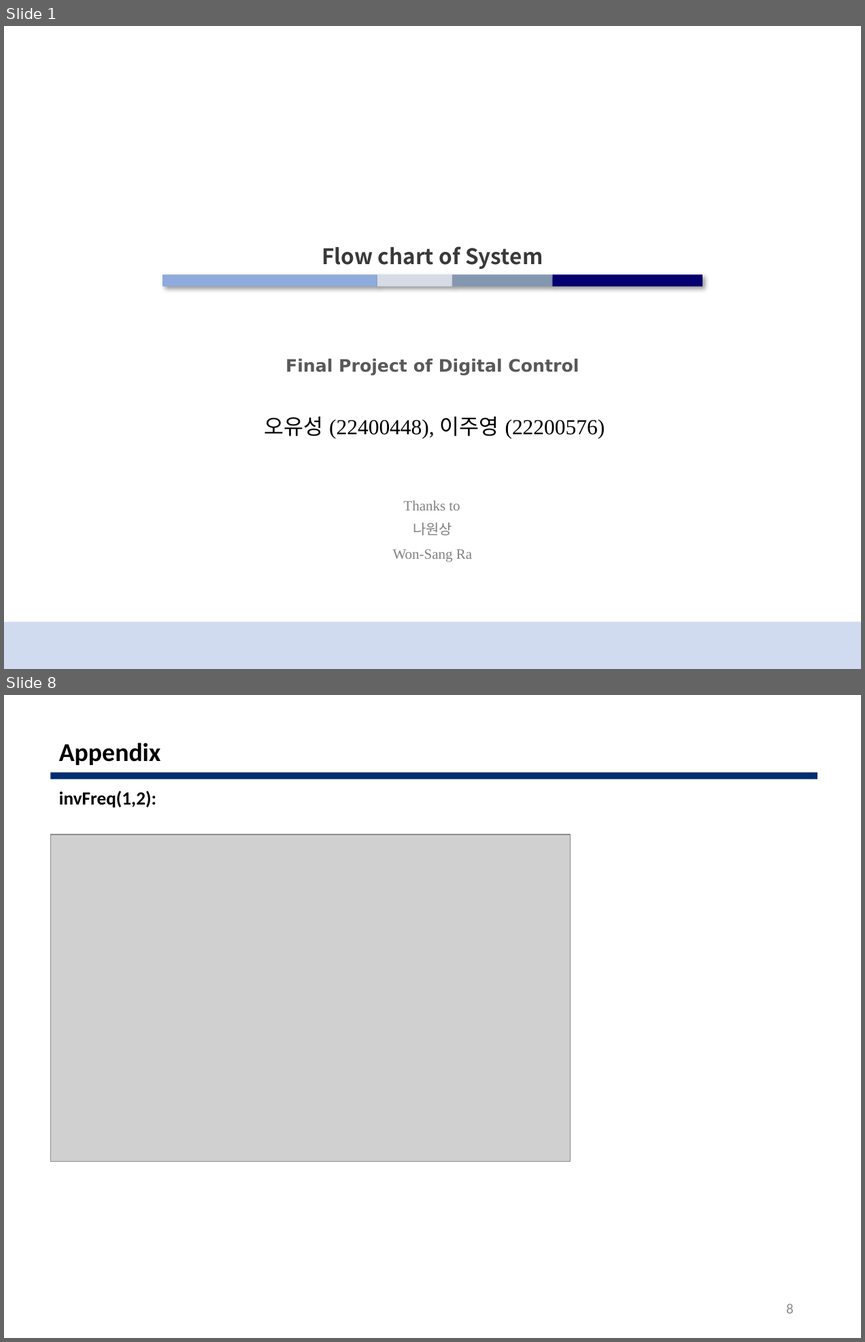
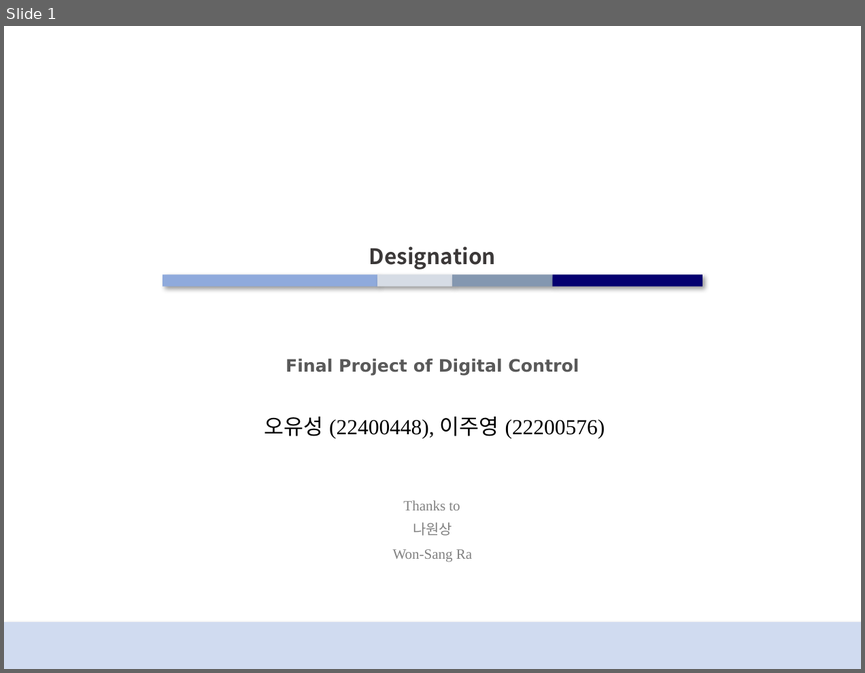
Before and after one commit to 22200576-JUYOUNG-LEE/DCSP_FINAL, a slide deck: 0603_Good/ppt/DCSP_about.pptx. Shown one above the other, each under a label of ours: slides 1 and 8 before the commit, slide 1 after it; the slides between them are not shown. The pictures are 865x1342 and 865x673 pixels, drawn with LibreOffice and Linux fonts; fonts in the diff are those of the drawing; grey boxes stand for pictures. Boxes give left, top, right and bottom in pixels: in the first picture for what was removed or moved away, otherwise in the second. Text is boxed around its words. In the diff, an @@ line names an element or a change of style, - is before the commit and + after.

```diff
--- a/0603_Good/ppt/DCSP_about.pptx
+++ b/0603_Good/ppt/DCSP_about.pptx
@@ slide 8 removed at (x1=4, y1=695, x2=861, y2=1338), background #FFFFFF @@
@@ title removed at (x1=59, y1=743, x2=161, y2=765) @@
-Appendix
@@ rectangle removed at (x1=50, y1=772, x2=817, y2=779) @@
@@ text removed at (x1=59, y1=791, x2=156, y2=808) @@
-invFreq(1,2):
@@ picture removed at (x1=50, y1=834, x2=570, y2=1161) @@
@@ page number removed at (x1=786, y1=1304, x2=793, y2=1313) @@
-8
@@ slide 1 changed as well @@
@@ title at (x1=369, y1=246, x2=496, y2=269): text changed @@
-Flow chart of System
+Designation
```
Also in this commit, not shown: 1 other slide changed, 5 slides added, 5 other slides removed, 2 other files.
